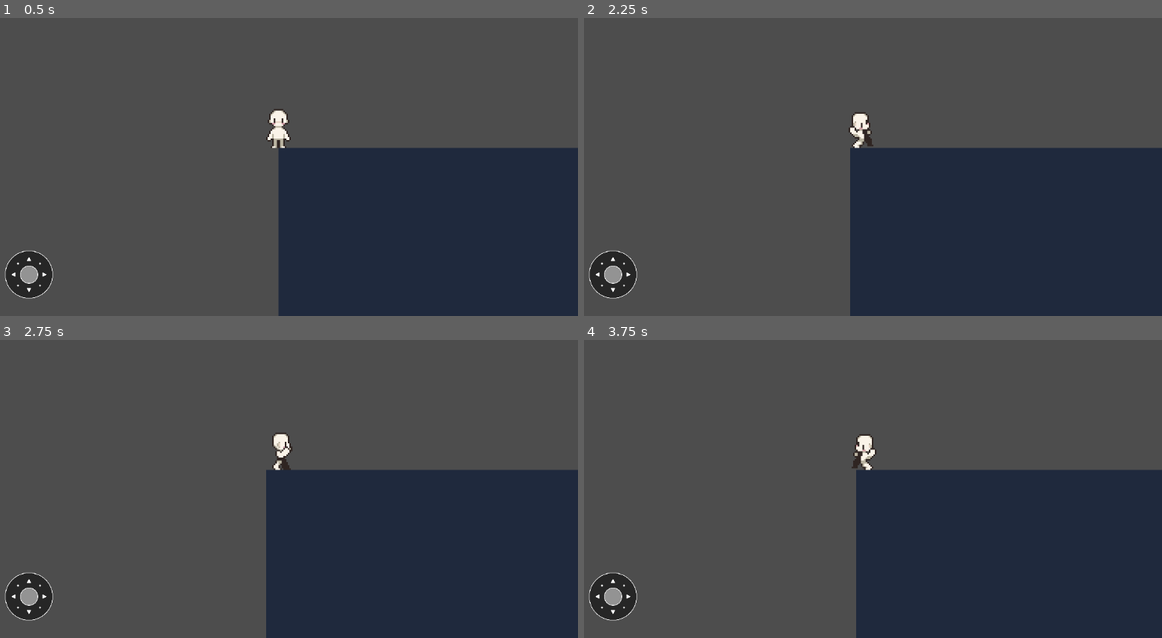
Above: before the commit, frames 1-4 (two rows, left to right).
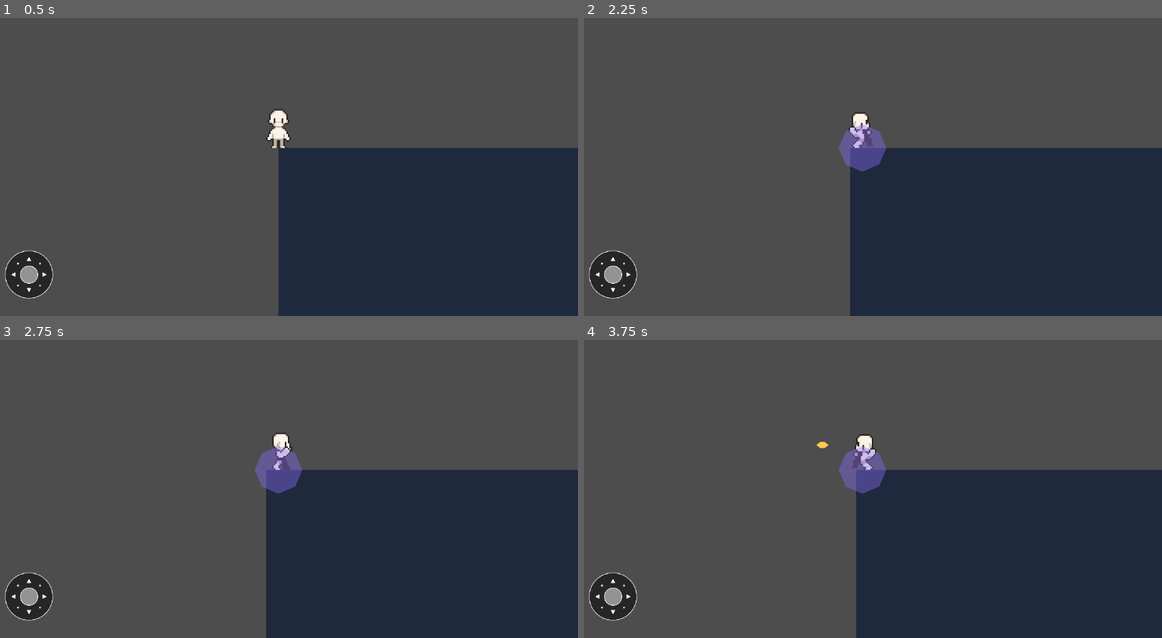
Above: after the commit, the same moments.

Repository: shenfeiyang/Godot-Collaboration-Project
Game: Godot game, scene res://scenes/game_world.tscn
The game is run twice, just before and just after one commit, with the same random seed, the same clock (stepped at 60 frames per second) and the same inputs.
Inputs (mouse positions are in pixels of both pictures, inside the frame that each line leads up to):
- Up to frame 1 (0.5 s): no input
- Up to frame 2 (2.25 s): move the mouse to (994, 131) at 0.52 s; hold D (move_right) 0.53-1.25 s; tap J (attack1) at 0.6 s; click (994, 131) at 0.67 s; tap U (attack2) at 0.8 s; drag from (740, 164) to (861, 128) at 1.27 s; move the mouse to (925, 74) at 2.02 s; hold D (move_right) from 2.03 s (still down); tap I (attack3) at 2.1 s
- Up to frame 3 (2.75 s): keep holding D (move_right); tap K (sprint) at 2.3 s
- Up to frame 4 (3.75 s): release D (move_right) at 2.75 s; drag from (832, 536) to (682, 420) at 2.77 s; move the mouse to (1040, 521) at 3.52 s; hold A (move_left) from 3.53 s (still down); tap J (attack1) at 3.6 s

Frame 1 is identical in both runs. In frame 2, 0.9% of the frame differs, in the area x 43-53%, y 35-52%; in frame 3, 0.9%; in frame 4, 1.0%, in the area x 40-53%, y 34-52%.

Commit message:
添加建议技能原型

Diff:
--- /dev/null
+++ b/abilities/aura/aura.gd
@@ -0,0 +1,19 @@
+extends Area2D
+
+signal expired
+
+const DURATION: float = 2.8
+
+var duration_left: float = DURATION
+
+func _ready() -> void:
+	refresh_duration()
+
+func _process(delta: float) -> void:
+	duration_left -= delta
+	if duration_left <= 0.0:
+		expired.emit()
+		queue_free()
+
+func refresh_duration() -> void:
+	duration_left = DURATION
--- /dev/null
+++ b/abilities/aura/aura.tscn
@@ -0,0 +1,18 @@
+[gd_scene format=3 uid="uid://d3l4x0koc9h6r"]
+
+[ext_resource type="Script" path="res://abilities/aura/aura.gd" id="1_aura_script"]
+
+[sub_resource type="CircleShape2D" id="CircleShape2D_aura"]
+radius = 46.0
+
+[node name="Aura" type="Area2D"]
+collision_layer = 0
+collision_mask = 0
+script = ExtResource("1_aura_script")
+
+[node name="Polygon2D" type="Polygon2D" parent="."]
+color = Color(0.545098, 0.427451, 1, 0.4)
+polygon = PackedVector2Array(46, 0, 32, 32, 0, 46, -32, 32, -46, 0, -32, -32, 0, -46, 32, -32)
+
+[node name="CollisionShape2D" type="CollisionShape2D" parent="."]
+shape = SubResource("CircleShape2D_aura")
--- /dev/null
+++ b/abilities/basic_bullet/basic_bullet.gd
@@ -0,0 +1,28 @@
+extends Area2D
+
+const SPEED: float = 420.0
+const LIFETIME: float = 1.2
+
+@onready var visible_on_screen_notifier: VisibleOnScreenNotifier2D = $VisibleOnScreenNotifier2D
+
+var direction: Vector2 = Vector2.DOWN
+var lifetime_left: float = LIFETIME
+
+func setup(target_direction: Vector2) -> void:
+	direction = target_direction.normalized()
+	if direction == Vector2.ZERO:
+		direction = Vector2.DOWN
+
+func _ready() -> void:
+	rotation = direction.angle()
+	if not visible_on_screen_notifier.screen_exited.is_connected(_on_visible_on_screen_notifier_2d_screen_exited):
+		visible_on_screen_notifier.screen_exited.connect(_on_visible_on_screen_notifier_2d_screen_exited)
+
+func _physics_process(delta: float) -> void:
+	global_position += direction * SPEED * delta
+	lifetime_left -= delta
+	if lifetime_left <= 0.0:
+		queue_free()
+
+func _on_visible_on_screen_notifier_2d_screen_exited() -> void:
+	queue_free()
--- /dev/null
+++ b/abilities/basic_bullet/basic_bullet.tscn
@@ -0,0 +1,20 @@
+[gd_scene format=3 uid="uid://bh0vjk03p8o7a"]
+
+[ext_resource type="Script" path="res://abilities/basic_bullet/basic_bullet.gd" id="1_basic_bullet_script"]
+
+[sub_resource type="CircleShape2D" id="CircleShape2D_basic_bullet"]
+radius = 7.0
+
+[node name="BasicBullet" type="Area2D"]
+collision_layer = 0
+collision_mask = 0
+script = ExtResource("1_basic_bullet_script")
+
+[node name="Polygon2D" type="Polygon2D" parent="."]
+color = Color(1, 0.792157, 0.313726, 1)
+polygon = PackedVector2Array(12, 0, 4, 6, -4, 6, -12, 0, -4, -6, 4, -6)
+
+[node name="CollisionShape2D" type="CollisionShape2D" parent="."]
+shape = SubResource("CircleShape2D_basic_bullet")
+
+[node name="VisibleOnScreenNotifier2D" type="VisibleOnScreenNotifier2D" parent="."]
--- /dev/null
+++ b/abilities/blast_bullet/blast_bullet.gd
@@ -0,0 +1,28 @@
+extends Area2D
+
+const SPEED: float = 300.0
+const LIFETIME: float = 1.35
+
+@onready var visible_on_screen_notifier: VisibleOnScreenNotifier2D = $VisibleOnScreenNotifier2D
+
+var direction: Vector2 = Vector2.DOWN
+var lifetime_left: float = LIFETIME
+
+func setup(target_direction: Vector2) -> void:
+	direction = target_direction.normalized()
+	if direction == Vector2.ZERO:
+		direction = Vector2.DOWN
+
+func _ready() -> void:
+	rotation = direction.angle()
+	if not visible_on_screen_notifier.screen_exited.is_connected(_on_visible_on_screen_notifier_2d_screen_exited):
+		visible_on_screen_notifier.screen_exited.connect(_on_visible_on_screen_notifier_2d_screen_exited)
+
+func _physics_process(delta: float) -> void:
+	global_position += direction * SPEED * delta
+	lifetime_left -= delta
+	if lifetime_left <= 0.0:
+		queue_free()
+
+func _on_visible_on_screen_notifier_2d_screen_exited() -> void:
+	queue_free()
--- /dev/null
+++ b/abilities/blast_bullet/blast_bullet.tscn
@@ -0,0 +1,20 @@
+[gd_scene format=3 uid="uid://dw07amyl2j7ts"]
+
+[ext_resource type="Script" path="res://abilities/blast_bullet/blast_bullet.gd" id="1_blast_bullet_script"]
+
+[sub_resource type="CircleShape2D" id="CircleShape2D_blast_bullet"]
+radius = 18.0
+
+[node name="BlastBullet" type="Area2D"]
+collision_layer = 0
+collision_mask = 0
+script = ExtResource("1_blast_bullet_script")
+
+[node name="Polygon2D" type="Polygon2D" parent="."]
+color = Color(0.607843, 0.866667, 1, 0.95)
+polygon = PackedVector2Array(22, 0, 16, 12, 0, 22, -16, 12, -22, 0, -16, -12, 0, -22, 16, -12)
+
+[node name="CollisionShape2D" type="CollisionShape2D" parent="."]
+shape = SubResource("CircleShape2D_blast_bullet")
+
+[node name="VisibleOnScreenNotifier2D" type="VisibleOnScreenNotifier2D" parent="."]
--- /dev/null
+++ b/abilities/fireball/fireball.gd
@@ -0,0 +1,30 @@
+extends Area2D
+
+const SPEED: float = 360.0
+const LIFETIME: float = 1.2
+
+@onready var visible_on_screen_notifier: VisibleOnScreenNotifier2D = $VisibleOnScreenNotifier2D
+
+# 火球的朝向和速度由施法者在生成时注入，
+# 这样这个投射物场景本身可以复用到别的角色技能上。
+var direction: Vector2 = Vector2.DOWN
+var lifetime_left: float = LIFETIME
+
+func setup(target_direction: Vector2) -> void:
+	direction = target_direction.normalized()
+	if direction == Vector2.ZERO:
+		direction = Vector2.DOWN
+
+func _ready() -> void:
+	rotation = direction.angle()
+	if not visible_on_screen_notifier.screen_exited.is_connected(_on_visible_on_screen_notifier_2d_screen_exited):
+		visible_on_screen_notifier.screen_exited.connect(_on_visible_on_screen_notifier_2d_screen_exited)
+
+func _physics_process(delta: float) -> void:
+	global_position += direction * SPEED * delta
+	lifetime_left -= delta
+	if lifetime_left <= 0.0:
+		queue_free()
+
+func _on_visible_on_screen_notifier_2d_screen_exited() -> void:
+	queue_free()
--- /dev/null
+++ b/abilities/fireball/fireball.tscn
@@ -0,0 +1,20 @@
+[gd_scene format=3 uid="uid://dwrla870gemsv"]
+
+[ext_resource type="Script" uid="uid://bpg3bxe7bhvfn" path="res://abilities/fireball/fireball.gd" id="1_fireball_script"]
+
+[sub_resource type="CircleShape2D" id="CircleShape2D_fireball"]
+radius = 8.0
+
+[node name="Fireball" type="Area2D" unique_id=1326895072]
+collision_layer = 0
+collision_mask = 0
+script = ExtResource("1_fireball_script")
+
+[node name="Polygon2D" type="Polygon2D" parent="." unique_id=458151201]
+color = Color(1, 0.47451, 0.176471, 1)
+polygon = PackedVector2Array(12, 0, 4, 7, -4, 7, -12, 0, -4, -7, 4, -7)
+
+[node name="CollisionShape2D" type="CollisionShape2D" parent="." unique_id=1197337364]
+shape = SubResource("CircleShape2D_fireball")
+
+[node name="VisibleOnScreenNotifier2D" type="VisibleOnScreenNotifier2D" parent="." unique_id=978218400]
--- a/characters/player/player.gd
+++ b/characters/player/player.gd
@@ -1,6 +1,13 @@
 extends CharacterBody2D
 
 const SPEED: float = 180.0
+const DASH_SPEED: float = 520.0
+const DASH_DURATION: float = 0.24
+const DASH_COOLDOWN: float = 0.22
+const BASIC_BULLET_SCENE_PATH: String = "res://abilities/basic_bullet/basic_bullet.tscn"
+const BLAST_BULLET_SCENE_PATH: String = "res://abilities/blast_bullet/blast_bullet.tscn"
+const AURA_SCENE_PATH: String = "res://abilities/aura/aura.tscn"
+const FIREBALL_SPAWN_DISTANCE: float = 28.0
 const STATE_IDLE: StringName = &"idle"
 const STATE_RUN: StringName = &"run"
 const STATE_ATTACK: StringName = &"attack"
@@ -14,6 +21,9 @@
 const CONDITION_TO_IDLE: String = "parameters/StateMachine/conditions/to_idle"
 const CONDITION_TO_RUN: String = "parameters/StateMachine/conditions/to_run"
 const CONDITION_TO_ATTACK: String = "parameters/StateMachine/conditions/to_attack"
+const TIME_SCALE_PATH: String = "parameters/TimeScale/scale"
+const DEFAULT_ANIMATION_TIME_SCALE: float = 1.0
+const DASH_ANIMATION_TIME_SCALE: float = 1.35
 const TOP_LEVEL_CONDITION_PATHS: Array[String] = [
 	CONDITION_TO_IDLE,
 	CONDITION_TO_RUN,
@@ -32,6 +42,7 @@
 
 @onready var animation_tree: AnimationTree = $AnimationTree
 @onready var animation_player: AnimationPlayer = $AnimationPlayer
+@onready var projectile_spawn_position: Marker2D = $ProjectileSpawnPosition
 # 顶层状态机只负责在待机、移动、攻击三大类状态之间切换。
 @onready var animation_state: AnimationNodeStateMachinePlayback = animation_tree["parameters/StateMachine/playback"]
 # attack 子状态机只负责决定当前进入 attack1、attack2 还是 attack3。
@@ -45,35 +56,50 @@
 var input_direction: Vector2 = Vector2.DOWN
 # 只要处于攻击状态，就不允许移动逻辑覆盖当前动作。
 var is_attacking: bool = false
+var is_dashing: bool = false
 # 顶层 attack 退出改成 At End 后并不稳定，
 # 这里继续保留单段攻击时长，确保脚本能在正确时机解除攻击锁。
 var attack_time_left: float = 0.0
+var dash_time_left: float = 0.0
+var dash_cooldown_left: float = 0.0
+var dash_direction: Vector2 = Vector2.DOWN
 # 攻击期间先只缓存出口目标，等顶层真正进入 attack 后再把条件切到 idle 或 run，
 # 避免刚按下攻击的那一帧就被退出条件把 attack 抢回去。
 var attack_exit_condition_path: String = CONDITION_TO_IDLE
 # 记录最近一次明确的斜向输入，用来吸收玩家松手时两个方向键不同步带来的瞬时抖动。
 var last_diagonal_direction: Vector2 = Vector2.ZERO
 var diagonal_release_grace_left: float = 0.0
+var active_aura: Node = null
 
 # 初始化动画树和默认朝向，保证角色一进场就处于正确的待机状态。
 func _ready() -> void:
 	animation_tree.active = true
+	animation_tree[TIME_SCALE_PATH] = DEFAULT_ANIMATION_TIME_SCALE
 	_update_visual_direction(input_direction)
 	_clear_top_level_conditions()
 
 # 每帧先统一处理输入和状态优先级，再决定是攻击分支还是移动分支。
 func _physics_process(delta: float) -> void:
 	var movement := _get_movement_input()
+	_update_dash_cooldown(delta)
 	_update_input_direction(movement, delta)
 
+	if is_attacking:
+		_process_attack(delta, movement)
+		return
+
 	# 这一层先处理攻击，是为了让攻击成为更高优先级状态，
-	# 避免同一帧里移动动画又把攻击动画顶掉。
+	# 避免同一帧里 dash 或移动把攻击动画顶掉。
 	if _try_start_attack():
 		_process_attack(delta, movement)
 		return
 
-	if is_attacking:
-		_process_attack(delta, movement)
+	if is_dashing:
+		_process_dash(delta)
+		return
+
+	if _try_start_dash(movement):
+		_process_dash(delta)
 		return
 
 	_process_movement(movement)
@@ -86,7 +112,7 @@
 # 这里额外给斜向输入留一个很短的缓冲时间，避免玩家先松开一个方向键时，
 # 最后一帧朝向被瞬间改成纯横或纯竖，导致 idle 看起来像“丢了斜向”。
 func _update_input_direction(movement: Vector2, delta: float) -> void:
-	if is_attacking:
+	if is_attacking or is_dashing:
 		return
 
 	if movement == Vector2.ZERO:
@@ -121,6 +147,16 @@
 		return false
 
 	_start_attack(attack_name)
+	return true
+
+func _try_start_dash(movement: Vector2) -> bool:
+	if is_attacking or is_dashing or dash_cooldown_left > 0.0:
+		return false
+
+	if not Input.is_action_just_pressed(&"sprint"):
+		return false
+
+	_start_dash(_get_dash_direction(movement))
 	return true
 
 # 这里单独收口攻击输入，是为了以后要改成连招、蓄力、技能栏映射时，
@@ -134,6 +170,14 @@
 		return &"attack3"
 	return &""
 
+func _get_dash_direction(movement: Vector2) -> Vector2:
+	var direction := movement.normalized()
+	if direction == Vector2.ZERO:
+		direction = input_direction.normalized()
+	if direction == Vector2.ZERO:
+		return Vector2.DOWN
+	return direction
+
 # 进入攻击状态时同时切换顶层状态机和攻击子状态机，保持状态结构清晰。
 func _start_attack(attack_name: StringName) -> void:
 	is_attacking = true
@@ -143,7 +187,17 @@
 	# 但 attack1 / attack2 / attack3 仍然保持“按哪个键进哪一段”的手动入口语义。
 	_update_visual_direction(input_direction)
 	attack_state.travel(attack_name)
+	_trigger_attack_skill(attack_name)
 	_set_top_level_condition(CONDITION_TO_ATTACK)
+
+func _start_dash(direction: Vector2) -> void:
+	is_dashing = true
+	dash_time_left = DASH_DURATION
+	dash_direction = direction
+	input_direction = dash_direction
+	_update_visual_direction(dash_direction)
+	animation_tree[TIME_SCALE_PATH] = DASH_ANIMATION_TIME_SCALE
+	_set_top_level_condition(CONDITION_TO_RUN)
 
 # 攻击处理单独拆出来，是为了把“锁移动 + 顶层状态机在动画尾部退出”封装成独立动作分支。
 func _process_attack(delta: float, movement: Vector2) -> void:
@@ -162,6 +216,15 @@
 	attack_time_left -= delta
 	if attack_time_left <= 0.0:
 		_finish_attack()
+
+func _process_dash(delta: float) -> void:
+	velocity = dash_direction * DASH_SPEED
+	move_and_slide()
+	_set_top_level_condition(CONDITION_TO_RUN)
+
+	dash_time_left -= delta
+	if dash_time_left <= 0.0:
+		_finish_dash()
 
 # 当前 attack 仍由脚本决定何时解锁，
 # 顶层状态机只负责根据条件在 attack 结尾时切到 idle 或 run。
@@ -170,6 +233,26 @@
 	attack_time_left = 0.0
 	_update_visual_direction(input_direction)
 	_apply_attack_exit_condition()
+
+func _finish_dash() -> void:
+	is_dashing = false
+	dash_time_left = 0.0
+	dash_cooldown_left = DASH_COOLDOWN
+	animation_tree[TIME_SCALE_PATH] = DEFAULT_ANIMATION_TIME_SCALE
+	velocity = Vector2.ZERO
+
+	var movement := _get_movement_input()
+	if movement == Vector2.ZERO:
+		_set_top_level_condition(CONDITION_TO_IDLE)
+		return
+
+	_set_top_level_condition(CONDITION_TO_RUN)
+
+func _update_dash_cooldown(delta: float) -> void:
+	if dash_cooldown_left <= 0.0:
+		return
+
+	dash_cooldown_left = maxf(dash_cooldown_left - delta, 0.0)
 
 # 移动分支只处理位移与 locomotion 动画，不和攻击逻辑混在一起。
 func _process_movement(movement: Vector2) -> void:
@@ -219,6 +302,73 @@
 	_clear_top_level_conditions()
 	animation_tree[attack_exit_condition_path] = true
 
+# 把攻击输入和具体技能效果做一层薄分发，
+# 这样以后 attack2 / attack3 要接别的技能时，不用再把施法逻辑塞回状态切换里。
+func _trigger_attack_skill(attack_name: StringName) -> void:
+	if attack_name == &"attack1":
+		_cast_basic_bullet()
+		return
+
+	if attack_name == &"attack2":
+		_cast_blast_bullet()
+		return
+
+	if attack_name == &"attack3":
+		_cast_aura_skill()
+
+func _cast_basic_bullet() -> void:
+	_spawn_projectile(BASIC_BULLET_SCENE_PATH)
+
+func _cast_blast_bullet() -> void:
+	_spawn_projectile(BLAST_BULLET_SCENE_PATH)
+
+func _cast_aura_skill() -> void:
+	if is_instance_valid(active_aura):
+		active_aura.call(&"refresh_duration")
+		return
+
+	var aura_scene: PackedScene = load(AURA_SCENE_PATH)
+	if aura_scene == null:
+		return
+
+	var aura: Node = aura_scene.instantiate()
+	if aura == null:
+		return
+
+	add_child(aura)
+	active_aura = aura
+	aura.connect(&"expired", Callable(self, "_on_active_aura_expired"))
+
+# 火球本身是独立投射物，player 这里只负责决定发射时机、方向和出生位置。
+func _spawn_projectile(scene_path: String) -> void:
+	var projectile_scene: PackedScene = load(scene_path)
+	if projectile_scene == null:
+		return
+
+	var projectile: Node2D = projectile_scene.instantiate()
+	var projectile_direction := input_direction.normalized()
+	if projectile_direction == Vector2.ZERO:
+		projectile_direction = Vector2.DOWN
+
+	projectile.global_position = projectile_spawn_position.global_position + projectile_direction * FIREBALL_SPAWN_DISTANCE
+	projectile.call(&"setup", projectile_direction)
+	_get_projectiles_container().add_child(projectile)
+
+func _on_active_aura_expired() -> void:
+	active_aura = null
+
+# 投射物统一挂到世界层，避免已经发射出去的火球继续跟着 player 一起移动。
+func _get_projectiles_container() -> Node:
+	var current_scene := get_tree().current_scene
+	if current_scene == null:
+		return get_tree().root
+
+	var projectiles := current_scene.get_node_or_null(^"Projectiles")
+	if projectiles != null:
+		return projectiles
+
+	return current_scene
+
 # 当前攻击方向名仍然跟随真实输入方向，
 # 这样 attack 播放和方向资源的对应关系不会被顶层状态切换方式影响。
 func _get_current_attack_duration() -> float:
--- a/characters/player/player.tscn
+++ b/characters/player/player.tscn
@@ -589,6 +589,9 @@
 position = Vector2(0, -35)
 shape = SubResource("CapsuleShape2D_b886q")
 
+[node name="ProjectileSpawnPosition" type="Marker2D" parent="."]
+position = Vector2(0, -48)
+
 [node name="Camera2D" type="Camera2D" parent="." unique_id=1867699289]
 
 [node name="AnimationPlayer" type="AnimationPlayer" parent="." unique_id=966971098]
--- a/scenes/game_world.tscn
+++ b/scenes/game_world.tscn
@@ -11,6 +11,8 @@
 color = Color(0.121569, 0.160784, 0.239216, 1)
 
 [node name="Player" parent="." unique_id=668195095 instance=ExtResource("1_6ed3p")]
+
+[node name="Projectiles" type="Node2D" parent="." unique_id=212139322]
 
 [node name="Hud" type="CanvasLayer" parent="." unique_id=460129949]
 layer = 2
Not shown, added: abilities/aura/aura.gd.uid
Not shown, added: abilities/basic_bullet/basic_bullet.gd.uid
Not shown, added: abilities/blast_bullet/blast_bullet.gd.uid
Not shown, added: abilities/fireball/fireball.gd.uid
Binary file added: abilities/fireball/texture/fireball_sheet.png
Not shown, added: abilities/fireball/texture/fireball_sheet.png.import
